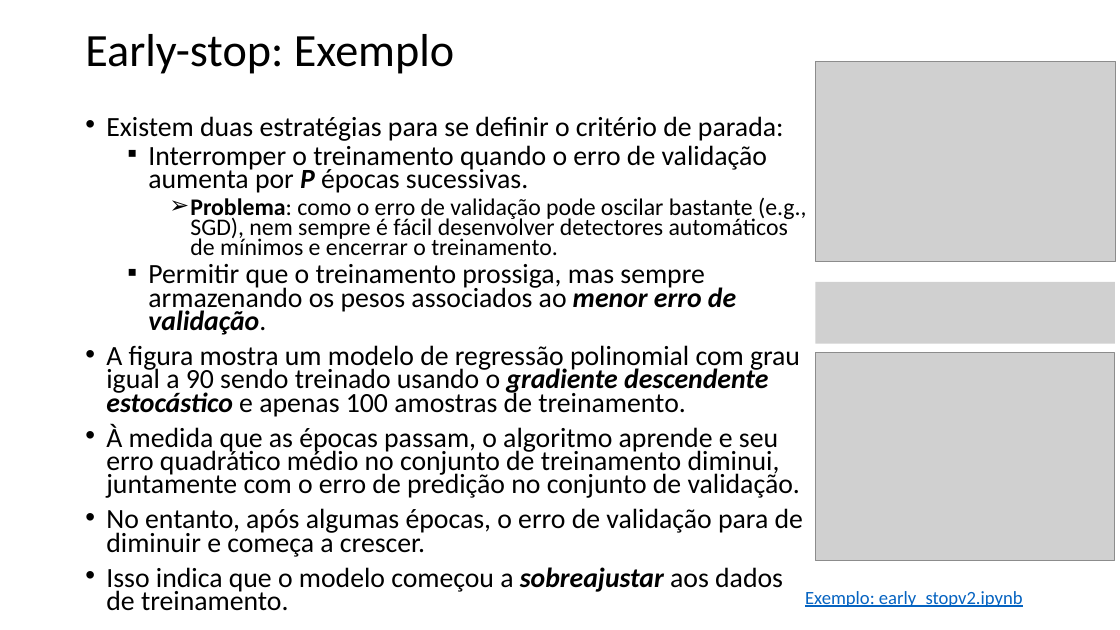
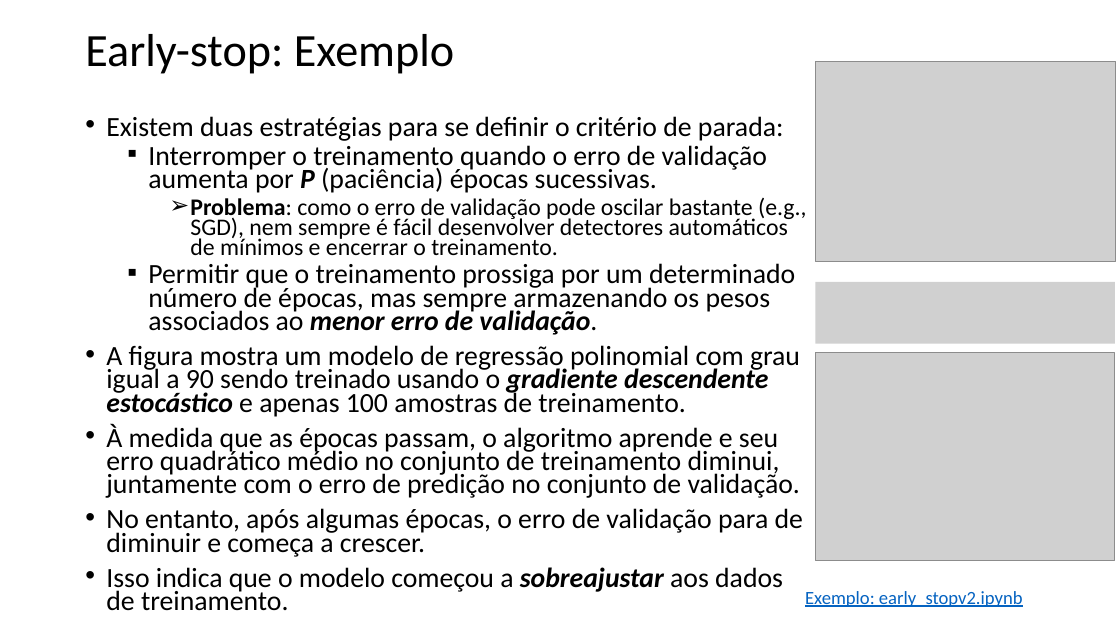
Before and after one commit to zz4fap/t319_aprendizado_de_maquina, a slide deck: slide 13 of slides/T319_Regressão_Linear (Parte VI).pptx. Drawn at 1120x630 pixels with LibreOffice and Linux fonts; fonts in the diff are those of the drawing; grey boxes stand for pictures. Boxes give left, top, right and bottom in pixels: in the first picture for what was removed or moved away, otherwise in the second. Text is boxed around its words. In the diff, an @@ line names an element or a change of style, - is before the commit and + after.

```diff
--- a/slides/T319_Regressão_Linear (Parte VI).pptx
+++ b/slides/T319_Regressão_Linear (Parte VI).pptx
@@ text at (148,145,767,193): text changed @@
-  ▪ Interromper o treinamento quando o erro de validação aumenta por P épocas sucessivas.
+  ▪ Interromper o treinamento quando o erro de validação aumenta por P (paciência) épocas sucessivas.
@@ text at (148,263,795,335): text changed @@
-  ▪ Permitir que o treinamento prossiga, mas sempre armazenando os pesos associados ao menor erro de validação.
+  ▪ Permitir que o treinamento prossiga por um determinado número de épocas, mas sempre armazenando os pesos associados ao menor erro de validação.
```
Also in this commit, not shown: 8 other slides changed, 1 other file.
